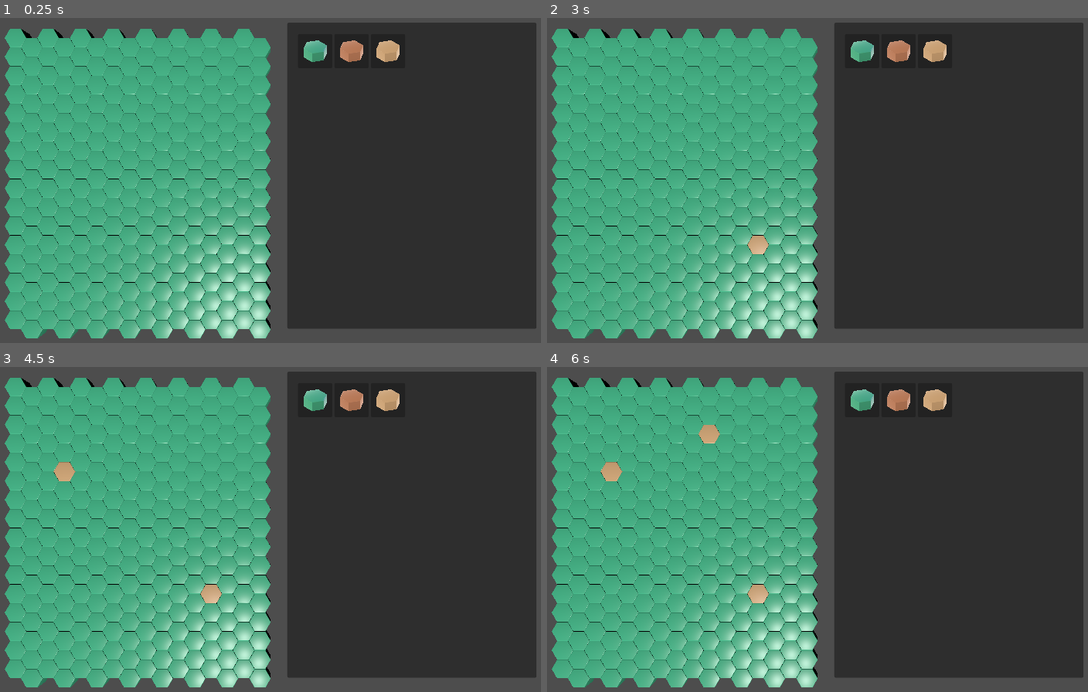
Above: before the commit, frames 1-4 (two rows, left to right).
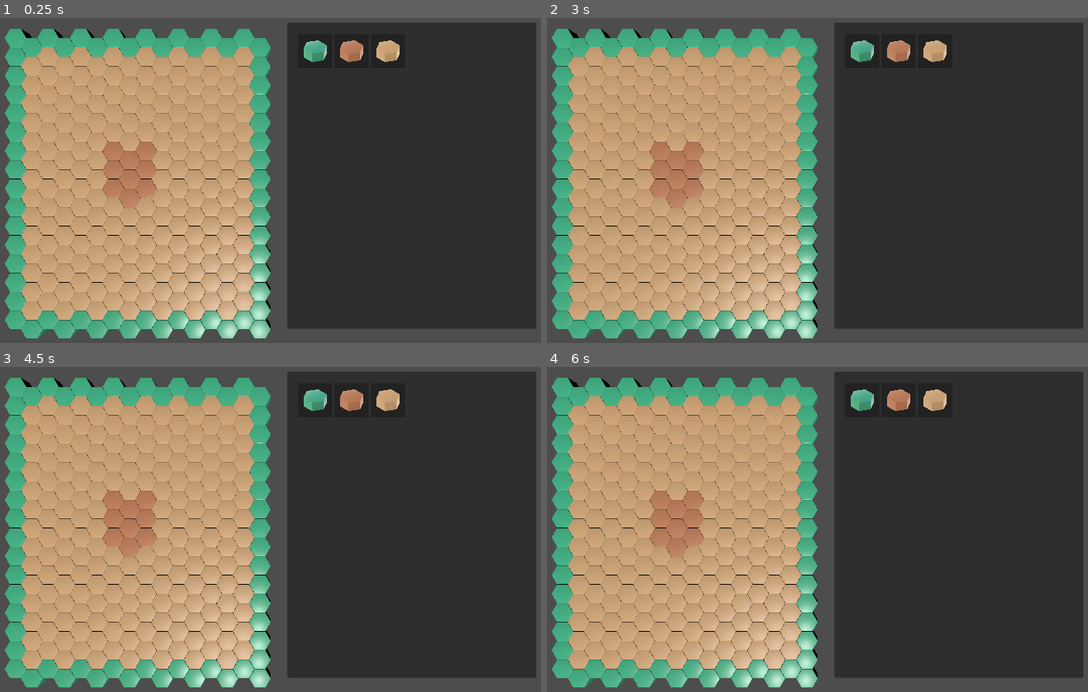
Above: after the commit, the same moments.

Repository: Abdulla-binissa/Crowdcrow
Game: Godot game, scene res://scenes/ui/level_editor/level_editor.tscn
Same seed, same stepped clock (60 frames per second), same inputs: the game is played once before the commit and once after it. The project has no main scene, so this scene is started directly.
Inputs (mouse positions are in pixels of both pictures, inside the frame that each line leads up to):
- Up to frame 1 (0.25 s): no input
- Up to frame 2 (3 s): tap Enter at 0.5, 2 s; move the mouse to (860, 50) at 0.52 s; click (860, 50) at 0.67 s; tap Space at 1.25, 2.75 s; move the mouse to (898, 50) at 1.27 s; click (898, 50) at 1.42 s; move the mouse to (936, 50) at 2.02 s; click (936, 50) at 2.17 s; move the mouse to (768, 248) at 2.77 s; click (768, 248) at 2.92 s
- Up to frame 3 (4.5 s): tap Enter at 3.5 s; move the mouse to (438, 581) at 3.52 s; click (438, 581) at 3.67 s; tap Space at 4.25 s; move the mouse to (64, 477) at 4.27 s; click (64, 477) at 4.42 s
- Up to frame 4 (6 s): move the mouse to (828, 529) at 5.02 s; click (828, 529) at 5.17 s; move the mouse to (703, 441) at 5.77 s; click (703, 441) at 5.92 s

The runs differ from the first frame. In frame 1, 34% of the frame differs, in the area x 3-47%, y 9-93%; in frame 2, 34%; in frame 3, 34%; in frame 4, 33%.

Commit message:
Add chicken scene to main scene

Diff:
--- a/scenes/main.tscn
+++ b/scenes/main.tscn
@@ -1,3 +1,16 @@
-[gd_scene format=3 uid="uid://cqsq1qiyt7xru"]
+[gd_scene load_steps=3 format=3 uid="uid://cqsq1qiyt7xru"]
+
+[ext_resource type="Script" path="res://scripts/main.gd" id="1_d1i3d"]
+[ext_resource type="PackedScene" uid="uid://cn4m0h1o7v1tc" path="res://scenes/ui/level_editor/hex_grid.tscn" id="1_qt4m3"]
 
 [node name="Main" type="Node"]
+script = ExtResource("1_d1i3d")
+
+[node name="HexGrid" parent="." instance=ExtResource("1_qt4m3")]
+transform = Transform3D(1, 0, 0, 0, 1, 0, 0, 0, 1, -12, 0, -13)
+
+[node name="Camera3D" type="Camera3D" parent="."]
+transform = Transform3D(1, 0, 0, 0, 0.5, 0.866025, 0, -0.866025, 0.5, 0, 5.2, 3)
+
+[node name="DirectionalLight3D" type="DirectionalLight3D" parent="."]
+transform = Transform3D(1, 0, 0, 0, -4.37114e-08, 1, 0, -1, -4.37114e-08, 0, 0, 0)
--- /dev/null
+++ b/scripts/main.gd
@@ -0,0 +1,21 @@
+extends Node
+
+
+const CHICKEN = preload("res://scenes/units/chicken.tscn")
+
+@onready var hex_grid = $HexGrid
+
+
+# Called when the node enters the scene tree for the first time.
+func _ready():
+	# Grid
+	#hex_grid.generate_grid(data)
+
+	# Chicken
+	var chicken = CHICKEN.instantiate()
+	add_child(chicken)
+	chicken.translate(Vector3(0, 1, 0))
+
+# Called every frame. 'delta' is the elapsed time since the previous frame.
+func _process(delta):
+	pass
--- a/scripts/ui/level_editor/hex_grid_data.gd
+++ b/scripts/ui/level_editor/hex_grid_data.gd
@@ -12,4 +12,9 @@
 	grid_dict.clear()
 	for y in range(grid_size):
 		for x in range(grid_size):
-			grid_dict[Vector2i(x, y)] = {"id": 1}
+			if x in range(6, 9) and y in range(6, 9):
+				grid_dict[Vector2i(x, y)] = {"id": 2}
+			elif x in range(1, 15) and y in range(1, 15):
+				grid_dict[Vector2i(x, y)] = {"id": 3}
+			else:
+				grid_dict[Vector2i(x, y)] = {"id": 1}
